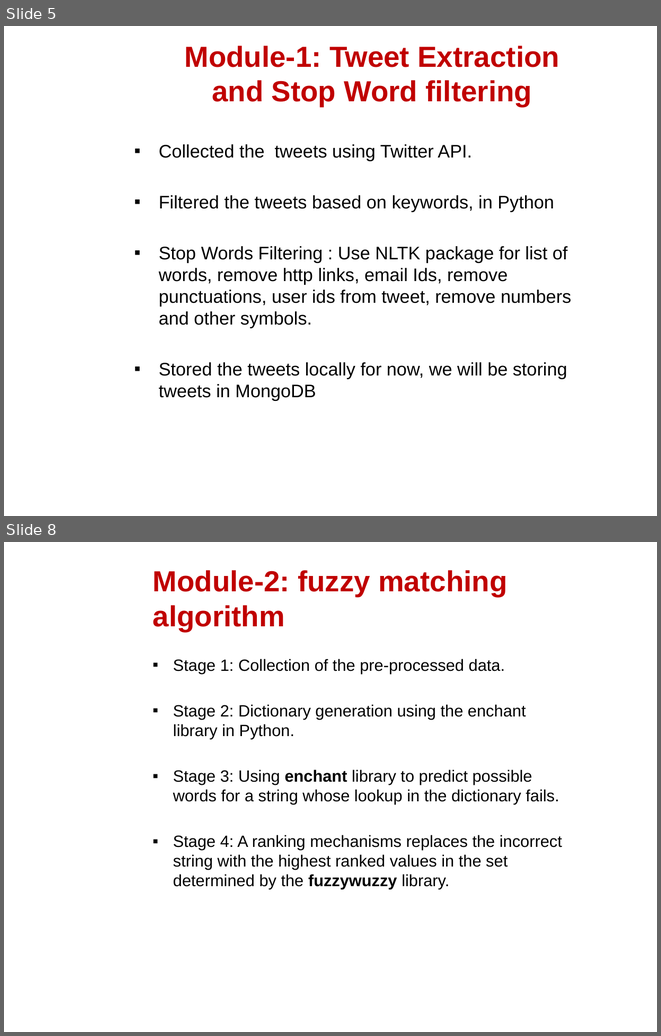
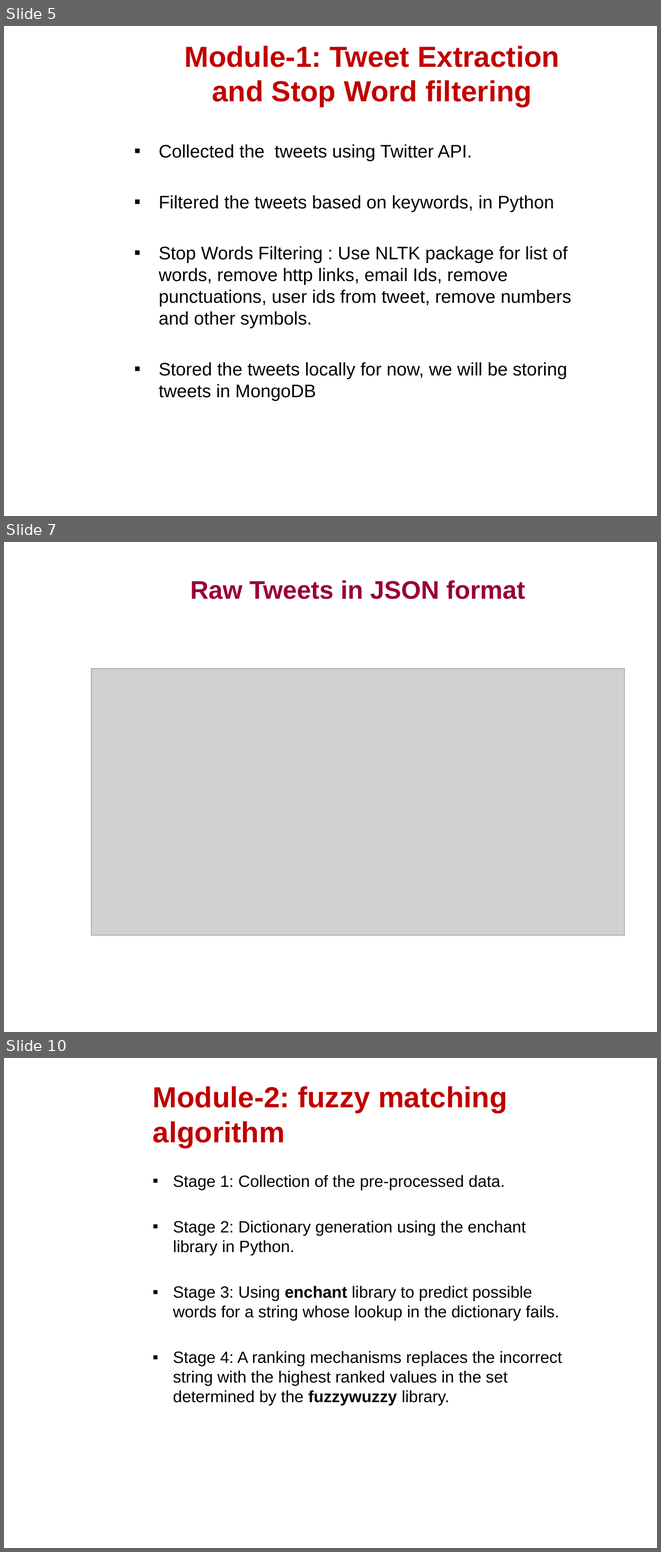
Before and after one commit to manassharma/Geolocation-Of-Microbloggers, a slide deck: FinalPPT.pptx. Shown one above the other, each under a label of ours: slides 5 and 8 before the commit, slides 5, 7 and 10 after it; the slides between them are not shown. The pictures are 661x1036 and 661x1552 pixels, drawn with LibreOffice and Linux fonts; fonts in the diff are those of the drawing; grey boxes stand for pictures; background and template pictures are left out. Boxes give left, top, right and bottom in pixels: in the first picture for what was removed or moved away, otherwise in the second. Text is boxed around its words. In the diff, an @@ line names an element or a change of style, - is before the commit and + after.

Commit message:
Changes in PPT

```diff
--- a/FinalPPT.pptx
+++ b/FinalPPT.pptx
@@ slide 7 added at <box>4,542,657,1032</box>, background picture (left out) @@
@@ title added at <box>190,580,525,599</box>, 28 pt, text #990033, bold @@
+Raw Tweets in JSON format
@@ picture added at <box>91,668,624,935</box> @@
@@ what was slide 8 is now slide 10 @@
```
Also in this commit, not shown: 3 other slides added, 2 slides removed.
